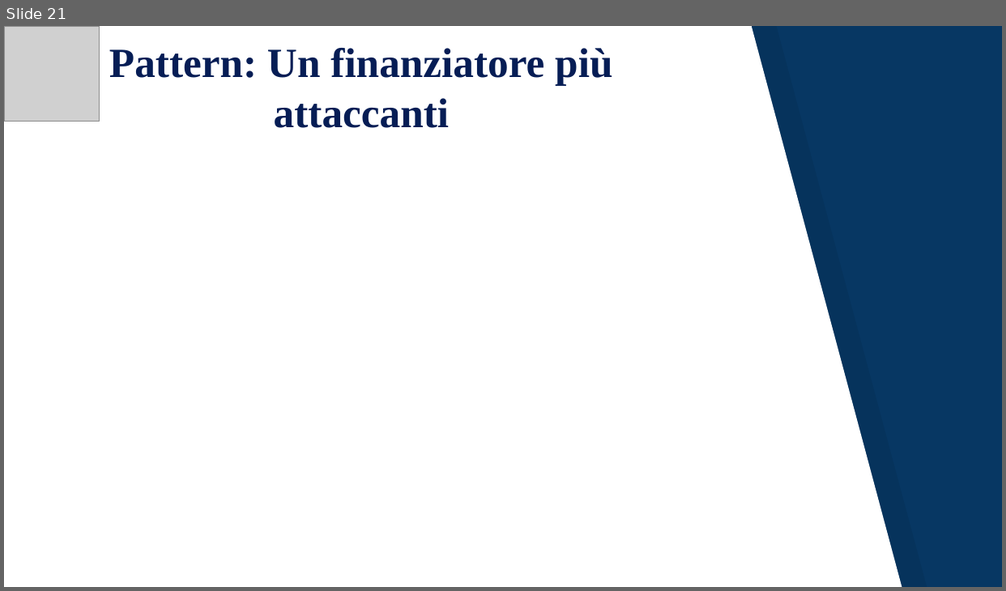
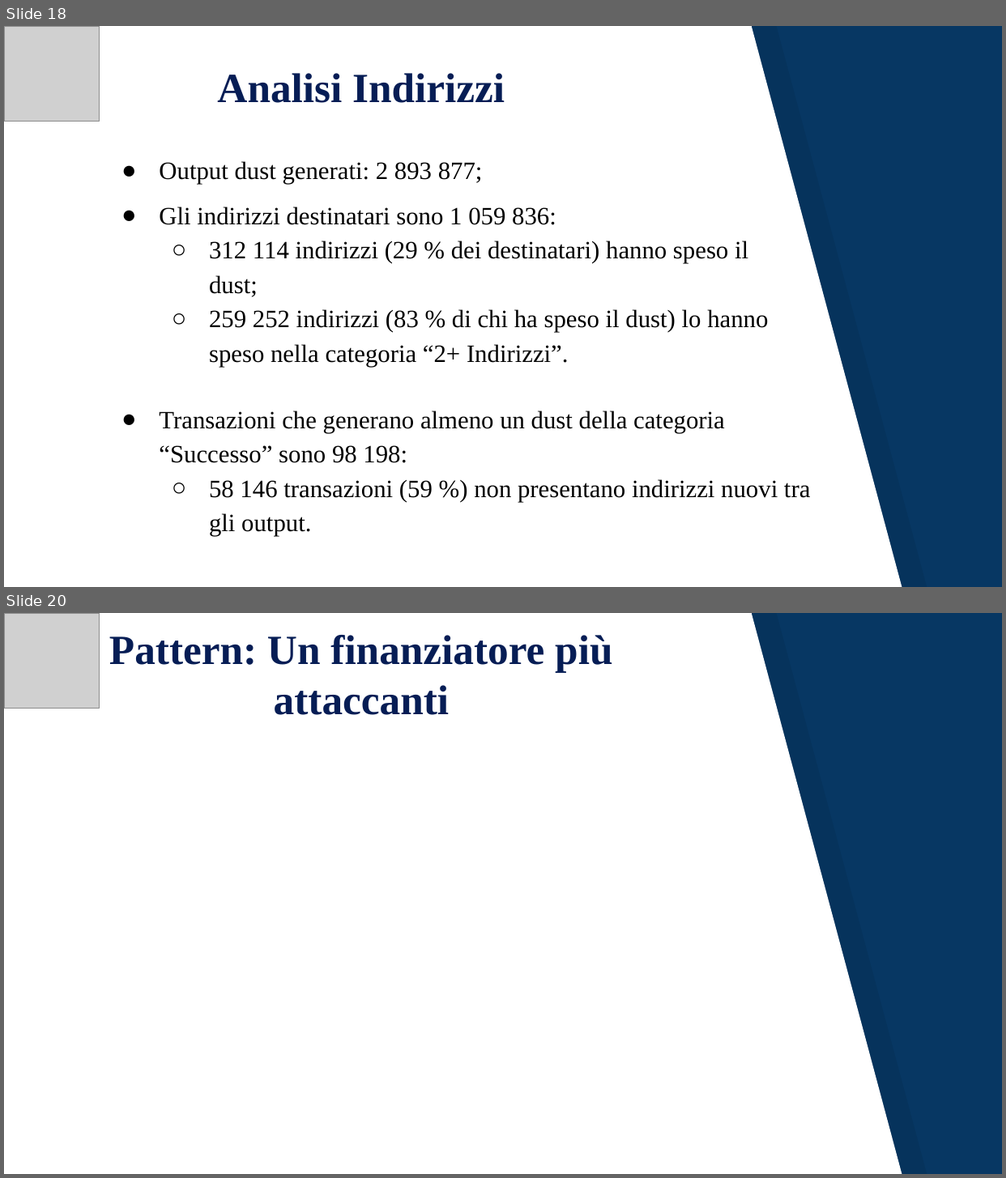
Before and after one commit to JacopoRaffi/Dust_Attack_Analysis, a slide deck: Dust Attack .pptx. Shown one above the other, each under a label of ours: slide 21 before the commit, slides 18 and 20 after it; the slides between them are not shown. The pictures are 1006x591 and 1006x1178 pixels, drawn with LibreOffice and Linux fonts; fonts in the diff are those of the drawing; grey boxes stand for pictures. Boxes give left, top, right and bottom in pixels: in the first picture for what was removed or moved away, otherwise in the second. Text is boxed around its words. In the diff, an @@ line names an element or a change of style, - is before the commit and + after.

```diff
--- a/Dust Attack .pptx
+++ b/Dust Attack .pptx
@@ slide 18 added at box(4, 26, 1002, 587), background #073763; not listed: 2 template elements that a slide beside it also shows @@
@@ picture added at box(4, 26, 99, 121) @@
@@ title added at box(217, 73, 505, 103), 30 pt, text #061D55, bold @@
+Analisi Indirizzi
@@ text added at box(159, 161, 768, 367), 18 pt, text #000000 @@
+● Output dust generati: 2 893 877;
+● Gli indirizzi destinatari sono 1 059 836:
+  ○ 312 114 indirizzi (29 % dei destinatari) hanno speso il dust;
+  ○ 259 252 indirizzi (83 % di chi ha speso il dust) lo hanno speso nella categoria “2+ Indirizzi”.
@@ text added at box(159, 411, 810, 537), 18 pt, text #000000 @@
+● Transazioni che generano almeno un dust della categoria “Successo” sono 98 198:
+  ○ 58 146 transazioni (59 %) non presentano indirizzi nuovi tra gli output.
@@ what was slide 21 is now slide 20 @@
```
Also in this commit, not shown: 15 slides changed, 2 other slides added, 4 slides removed, 1 other file.
